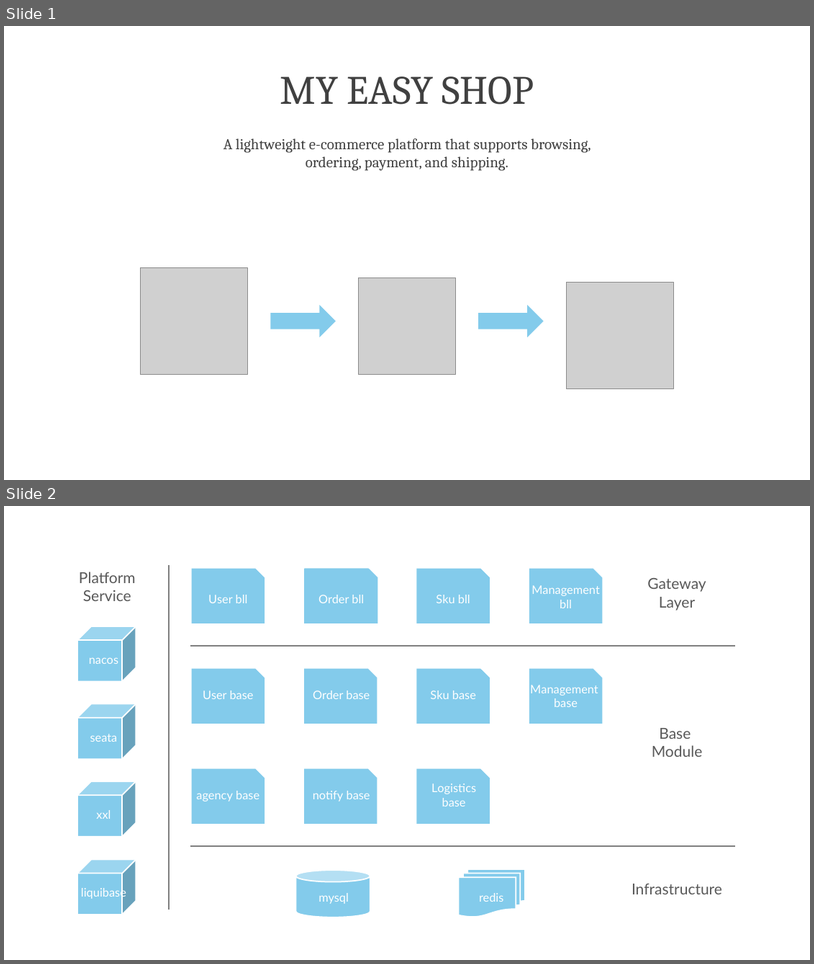
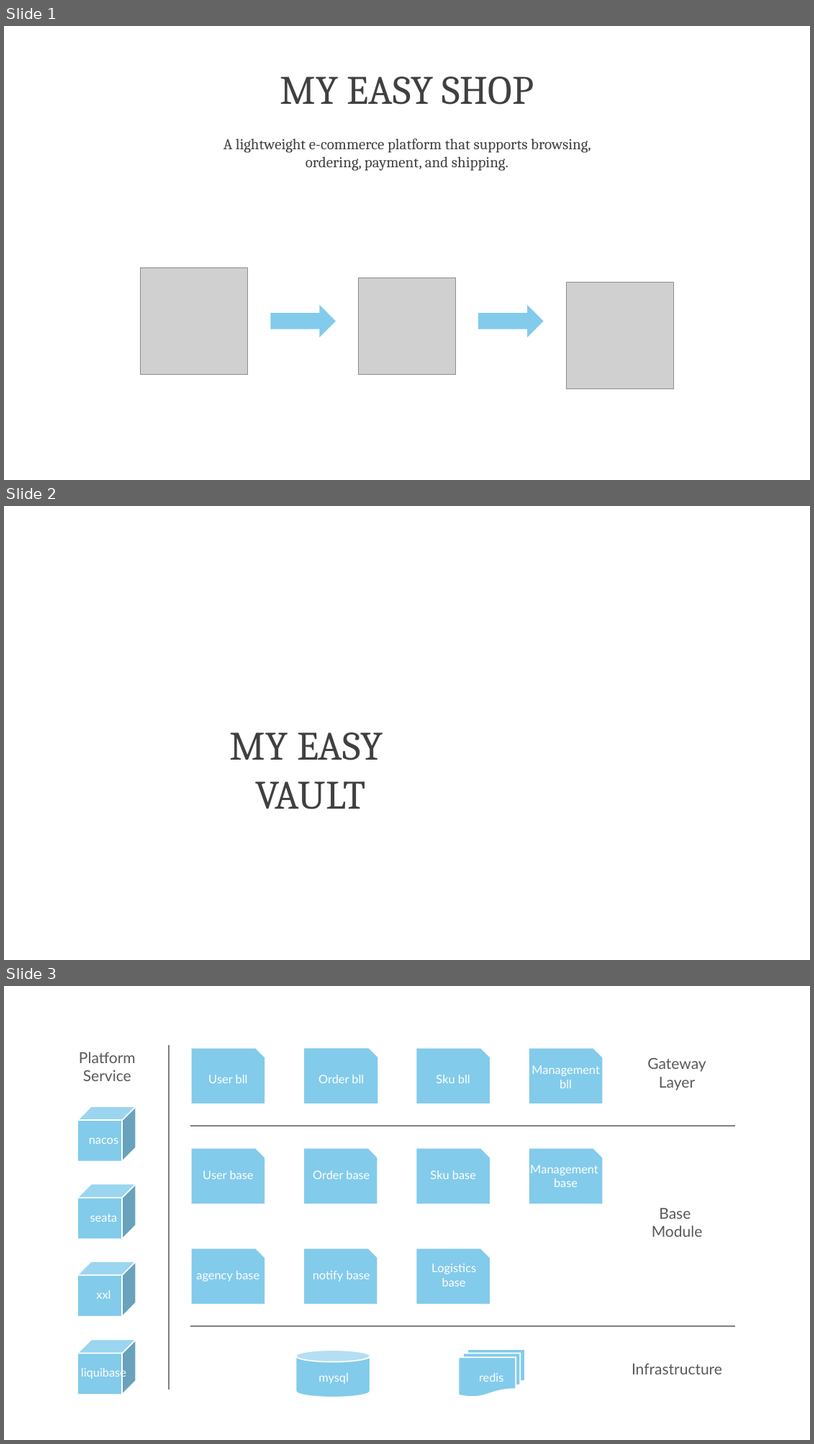
Before and after one commit to my-easy-shop-2026/.github, a slide deck: profile/intro.pptx. Shown one above the other, each under a label of ours: slides 1 and 2 before the commit, slides 1, 2 and 3 after it. The pictures are 814x964 and 814x1444 pixels, drawn with LibreOffice and Linux fonts; fonts in the diff are those of the drawing; grey boxes stand for pictures. Boxes give left, top, right and bottom in pixels: in the first picture for what was removed or moved away, otherwise in the second. Text is boxed around its words. In the diff, an @@ line names an element or a change of style, - is before the commit and + after.

```diff
--- a/profile/intro.pptx
+++ b/profile/intro.pptx
@@ slide 2 added at bbox=[4, 506, 810, 960], background #FFFFFF @@
@@ text added at bbox=[230, 732, 383, 809], 48 pt, text #404040 @@
+MY EASY
+VAULT
@@ what was slide 2 is now slide 3 @@
```
Also in this commit, not shown: 2 other files.
